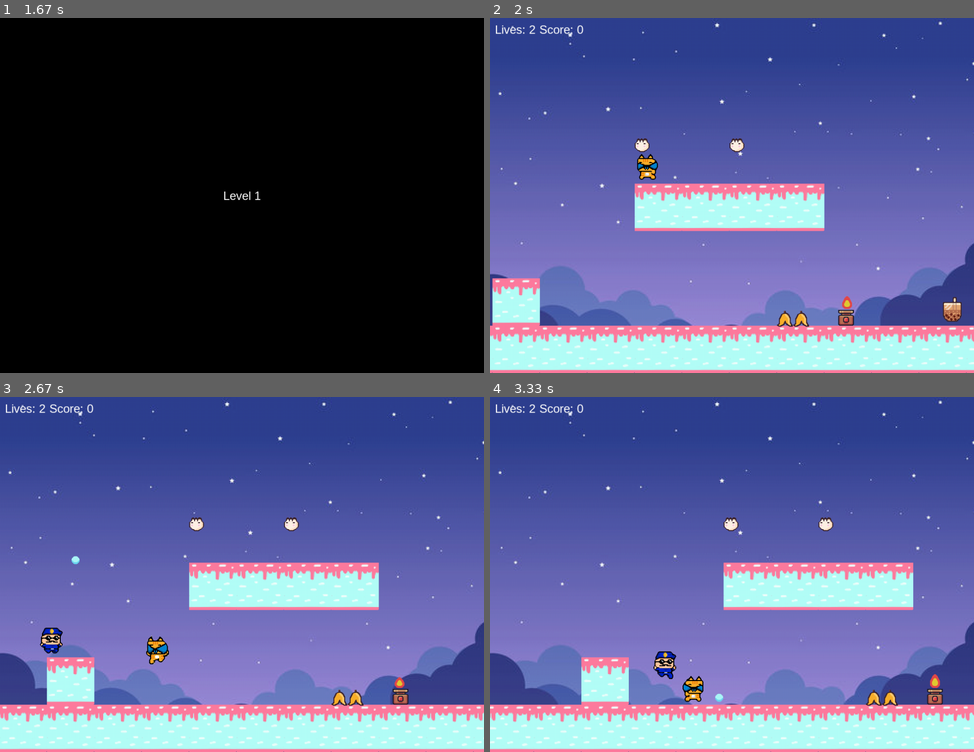
Above: before the commit, frames 1-4 (two rows, left to right).
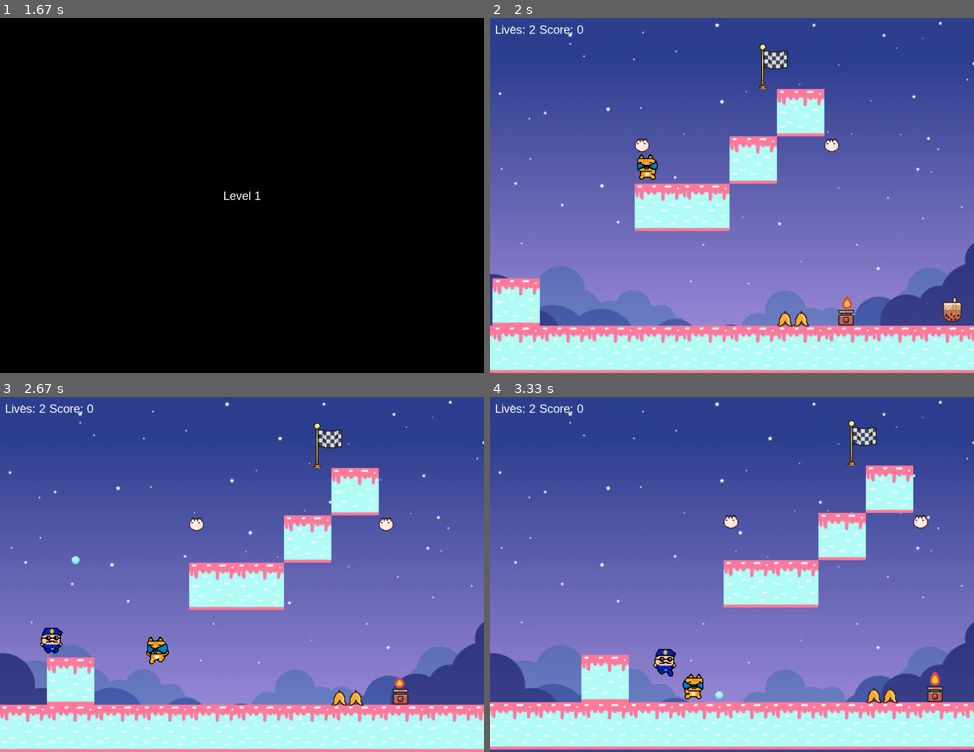
Above: after the commit, the same moments.

Repository: biancafu/pygame_hackathon
Game: pygame game, started from main.py
The game is run twice, just before and just after one commit, with the same random seed, the same clock (stepped at 60 frames per second) and the same inputs.
Inputs:
- Up to frame 1 (1.67 s): click "Start Game" at 0.38 s
- Up to frame 2 (2 s): hold Left from 1.67 s (still down)
- Up to frame 3 (2.67 s): release Left at 2.2 s; tap S at 2.23 s; hold Left from 2.57 s (still down)
- Up to frame 4 (3.33 s): release Left at 2.97 s; hold Right from 3 s (still down); tap S at 3.15 s

Frame 1 is identical in both runs. In frame 2, 5.7% of the frame differs, in the area x 49-73%, y 7-61%; in frame 3, 5.7%; in frame 4, 13%, in the area x 0-100%, y 6-100%.

Commit message:
push from stage 2 branch

Diff:
--- a/main.py
+++ b/main.py
@@ -95,8 +95,7 @@
 class Player(pygame.sprite.Sprite): #inheriting from sprite for pixel accurate collision (use their methods)
     COLOR = (255, 0, 0)
     GRAVITY = 1
-
-    SPRITES = load_sprite_sheets("MainCharacters", "Cat", 32, 32, True)
+    SPRITES = [load_sprite_sheets("MainCharacters", "Cat", 32, 32, True), load_sprite_sheets("MainCharacters", "Cat2", 32, 32, True), load_sprite_sheets("MainCharacters", "Cat", 32, 32, True)]
     ANIMATION_DELAY = 5
 
     def __init__(self, x, y, width, height) -> None:
@@ -217,8 +216,15 @@
         elif self.x_vel != 0:
             sprite_sheet = "run"
 
+        if self.level == 1:
+            i = 0
+        elif self.level == 2:
+            i = 1
+        elif self.level == 3:
+            i = 2
+
         sprite_sheet_name = sprite_sheet + "_" + self.direction
-        sprites = self.SPRITES[sprite_sheet_name]
+        sprites = self.SPRITES[i][sprite_sheet_name]
         sprite_index = (self.animation_count // self.ANIMATION_DELAY) % len(sprites)
         self.sprite = sprites[sprite_index]
         self.animation_count += 1
@@ -228,8 +234,8 @@
         self.rect = self.sprite.get_rect(topleft=(self.rect.x, self.rect.y))
         self.mask = pygame.mask.from_surface(self.sprite)  #sprite uses mask
 
-    def draw(self, window, offset_x):
-        window.blit(self.sprite, (self.rect.x - offset_x, self.rect.y))
+    def draw(self, window, offset_x, offset_y):
+        window.blit(self.sprite, (self.rect.x - offset_x, self.rect.y - offset_y))
 
 class Police(pygame.sprite.Sprite):
     COLOR = (255, 0, 0)
@@ -326,8 +332,8 @@
         self.rect = self.sprite.get_rect(topleft=(self.rect.x, self.rect.y))
         self.mask = pygame.mask.from_surface(self.sprite)  #sprite uses mask
 
-    def draw(self, window, offset_x):
-        window.blit(self.sprite, (self.rect.x - offset_x, self.rect.y))
+    def draw(self, window, offset_x, offset_y):
+        window.blit(self.sprite, (self.rect.x - offset_x, self.rect.y - offset_y))
 
 ###############################################################
 
@@ -342,8 +348,8 @@
         self.height = height
         self.name = name
 
-    def draw(self, window, offset_x):
-        window.blit(self.image, (self.rect.x - offset_x, self.rect.y))
+    def draw(self, window, offset_x, offset_y):
+        window.blit(self.image, (self.rect.x - offset_x, self.rect.y - offset_y))
 
 class Block(Object):
     def __init__(self, x, y, size):
@@ -703,7 +709,7 @@
 
 ########################################################
 
-def draw(window, player, objects, offset_x, police, bullets, collectibles, destination):
+def draw(window, player, objects, offset_x,offset_y, police, bullets, collectibles, destination):
     #draw background
     window.blit(BG_IMG, (0,0)) #position 0,0 (top left)
 
@@ -716,18 +722,18 @@
     window.blit(score_text, (100, 10))
 
     for obj in objects:
-        obj.draw(window, offset_x)
+        obj.draw(window, offset_x, offset_y)
 
     for bullet in bullets:
-        bullet.draw(window, offset_x)
+        bullet.draw(window, offset_x, offset_y)
 
     for collectible in collectibles:
-        collectible.draw(window, offset_x)
-
-    destination.draw(window, offset_x)
-
-    player.draw(window, offset_x)
-    police.draw(window, offset_x)
+        collectible.draw(window, offset_x, offset_y)
+
+    destination.draw(window, offset_x, offset_y)
+
+    player.draw(window, offset_x, offset_y)
+    police.draw(window, offset_x, offset_y)
 
     pygame.display.update()
 
@@ -742,13 +748,10 @@
             collectibles.append(0)
             destinations.append(0)
         if j == 1:
-            pass
-        if j == 2:
             blocks = []
             traps = []
             heart1 = Heart(block_size * 3, WIN_HEIGHT - block_size * 5, 16, 16)
-            heart2 = Heart(block_size * 5, WIN_HEIGHT - block_size * 5, 16, 16)
-            pineapple = Pineapple(block_size * 6, WIN_HEIGHT - block_size * 5, 16, 16)
+            heart2 = Heart(block_size * 7, WIN_HEIGHT - block_size * 5, 16, 16)
             speed = Speed(900, WIN_HEIGHT - block_size - 64, 32, 32)
             collectibles_bullets = CollectibleBullets(1100, WIN_HEIGHT - block_size - 64, 32, 32)
             #blocks and traps
@@ -781,11 +784,72 @@
                         Block(0, WIN_HEIGHT - block_size * 2, block_size),
                         Block(block_size * 3, WIN_HEIGHT - block_size * 4, block_size),
                         Block(block_size * 4, WIN_HEIGHT - block_size * 4, block_size),
-                        Block(block_size * 5, WIN_HEIGHT - block_size * 4, block_size),
-                        Block(block_size * 6, WIN_HEIGHT - block_size * 4, block_size),
+                        Block(block_size * 4, WIN_HEIGHT - block_size * 4, block_size),
+                        Block(block_size * 5, WIN_HEIGHT - block_size * 5, block_size),
+                        Block(block_size * 6, WIN_HEIGHT - block_size * 6, block_size),
+                        # Block(block_size * 7, WIN_HEIGHT - block_size * 8, block_size),
+                        # Block(block_size * 8, WIN_HEIGHT - block_size * 10, block_size),
+                        # Block(block_size * 9, WIN_HEIGHT - block_size * 12, block_size),
+                        # Block(block_size * 10, WIN_HEIGHT - block_size * 13, block_size),
+                        # Block(block_size * 11, WIN_HEIGHT - block_size * 15, block_size),
+                        # Block(block_size * 12, WIN_HEIGHT - block_size * 16, block_size),
+                        # Block(block_size * 13, WIN_HEIGHT - block_size * 17, block_size),
+                        # Block(block_size * 14, WIN_HEIGHT - block_size * 18, block_size),
                         *traps, fire])
-            destinations.append(Destination(1500, WIN_HEIGHT - block_size - 128, 32, 32))
+            destinations.append(Destination(500, WIN_HEIGHT - block_size * 6 - 128, 32, 32))
             collectibles.append([heart1, heart2, speed, collectibles_bullets])
+        if j == 2:
+            blocks = []
+            traps = []
+            heart1 = Heart(block_size * 3, WIN_HEIGHT - block_size * 5, 16, 16)
+            heart2 = Heart(block_size * 7, WIN_HEIGHT - block_size * 5, 16, 16)
+            speed = Speed(900, WIN_HEIGHT - block_size - 64, 32, 32)
+            collectibles_bullets = CollectibleBullets(1100, WIN_HEIGHT - block_size - 64, 32, 32)
+            #blocks and traps
+            fire = Fire(700, WIN_HEIGHT - block_size - 64, 16, 32)
+            fire.on()
+            floor = [Block(i * block_size, WIN_HEIGHT - block_size, block_size) for i in range(-WIN_WIDTH // block_size, (WIN_WIDTH * 20)// block_size)]
+
+            placed_traps = set()  # set to keep track of placed trap coordinates
+
+            for i in range(5):  # create 5 traps
+                while True:
+                    x = random.randint(block_size * 4, WIN_WIDTH * 5 - block_size * 4)  # generate a random x coordinate within a range
+                    y = WIN_HEIGHT - block_size - 30  # set y-coordinate to floor level
+                    # check if there's a block at this position
+                    for block in blocks:
+                        if block.x <= x <= block.x + block.width and block.y <= y <= block.y + block.height:
+                            # there's a block at this position, adjust y-coordinate
+                            y = block.y - 43
+                            break  # stop iterating over blocks since we found one that overlaps
+                    # check if the coordinates are already taken by another trap
+                    if (x,y) not in placed_traps:
+                    # add the trap to the list and add its coordinates to the placed set
+                        trap = Trap(x, y, 16, 32)
+                        trap.change_image("Idle")
+                        traps.append(trap)
+                        placed_traps.add((x, y))
+                        break # found an available coordinate, break out of the loop
+            #design
+            objects.append([*floor,
+                        Block(0, WIN_HEIGHT - block_size * 2, block_size),
+                        Block(block_size * 3, WIN_HEIGHT - block_size * 4, block_size),
+                        Block(block_size * 4, WIN_HEIGHT - block_size * 4, block_size),
+                        Block(block_size * 4, WIN_HEIGHT - block_size * 4, block_size),
+                        Block(block_size * 5, WIN_HEIGHT - block_size * 5, block_size),
+                        Block(block_size * 6, WIN_HEIGHT - block_size * 6, block_size),
+                        # Block(block_size * 7, WIN_HEIGHT - block_size * 8, block_size),
+                        # Block(block_size * 8, WIN_HEIGHT - block_size * 10, block_size),
+                        # Block(block_size * 9, WIN_HEIGHT - block_size * 12, block_size),
+                        # Block(block_size * 10, WIN_HEIGHT - block_size * 13, block_size),
+                        # Block(block_size * 11, WIN_HEIGHT - block_size * 15, block_size),
+                        # Block(block_size * 12, WIN_HEIGHT - block_size * 16, block_size),
+                        # Block(block_size * 13, WIN_HEIGHT - block_size * 17, block_size),
+                        # Block(block_size * 14, WIN_HEIGHT - block_size * 18, block_size),
+                        *traps, fire])
+            destinations.append(Destination(500, WIN_HEIGHT - block_size * 6 - 128, 32, 32))
+            collectibles.append([heart1, heart2, speed, collectibles_bullets])
+
         if j == 3:
             blocks = []
             traps = []
@@ -891,6 +955,9 @@
 
     offset_x = 0
     scroll_area_width = 320
+    #vertical scroll
+    offset_y = 0
+    scroll_area_height = 320
     run = True
     level_transition(window, player)
     while run:
@@ -959,10 +1026,11 @@
 
 
         #level up: destination detection
-        if player.rect.x > destination.rect.right:
+        if player.rect.x > destination.rect.right and player.rect.bottom - 128 <= destination.rect.y:
             pygame.time.wait(500)
             player.level += 1
             offset_x = 0
+            offset_y = 0
 
             #reset player position
             player.rect.x = 0
@@ -982,11 +1050,19 @@
         #make bullet disappear after collision
         if collided_bullet:
             bullets.remove(collided_bullet)
-        draw(window, player, objects, offset_x, police, bullets, collectibles, destination)
+        draw(window, player, objects, offset_x, offset_y, police, bullets, collectibles, destination)
 
         if ((player.rect.right - offset_x >= WIN_WIDTH - scroll_area_width) and player.x_vel > 0) or (#moving to the right, off the screen
             (player.rect.left - offset_x <= scroll_area_width) and player.x_vel < 0): #moving to the left, off the screen
             offset_x += player.x_vel
+
+        #vertical scroll
+        if (player.rect.bottom - offset_y == WIN_HEIGHT - block_size):
+            offset_y == 0
+        elif ((player.rect.bottom - offset_y >= WIN_HEIGHT - block_size + 5) and player.y_vel > 0) or (#moving downwards, off the screen
+            (player.rect.top - offset_y <= scroll_area_height) and player.y_vel < 0): #moving upwards, off the screen
+            offset_y += player.y_vel
+
 
     pygame.quit()
     quit()
Binary file removed: assets/Items/Potion/cat-run.png
Binary file added: assets/MainCharacters/Cat2/double_jump.png
Binary file added: assets/MainCharacters/Cat2/fall.png
Binary file added: assets/MainCharacters/Cat2/hit.png
Binary file added: assets/MainCharacters/Cat2/idle.png
Binary file added: assets/MainCharacters/Cat2/jump.png
Binary file added: assets/MainCharacters/Cat2/run.png
Binary file added: assets/MainCharacters/Doraemon/Cat2/double_jump.png
Binary file added: assets/MainCharacters/Doraemon/Cat2/fall.png
Binary file added: assets/MainCharacters/Doraemon/Cat2/hit.png
Binary file added: assets/MainCharacters/Doraemon/Cat2/idle.png
Binary file added: assets/MainCharacters/Doraemon/Cat2/jump.png
(and 1 more such lines)
